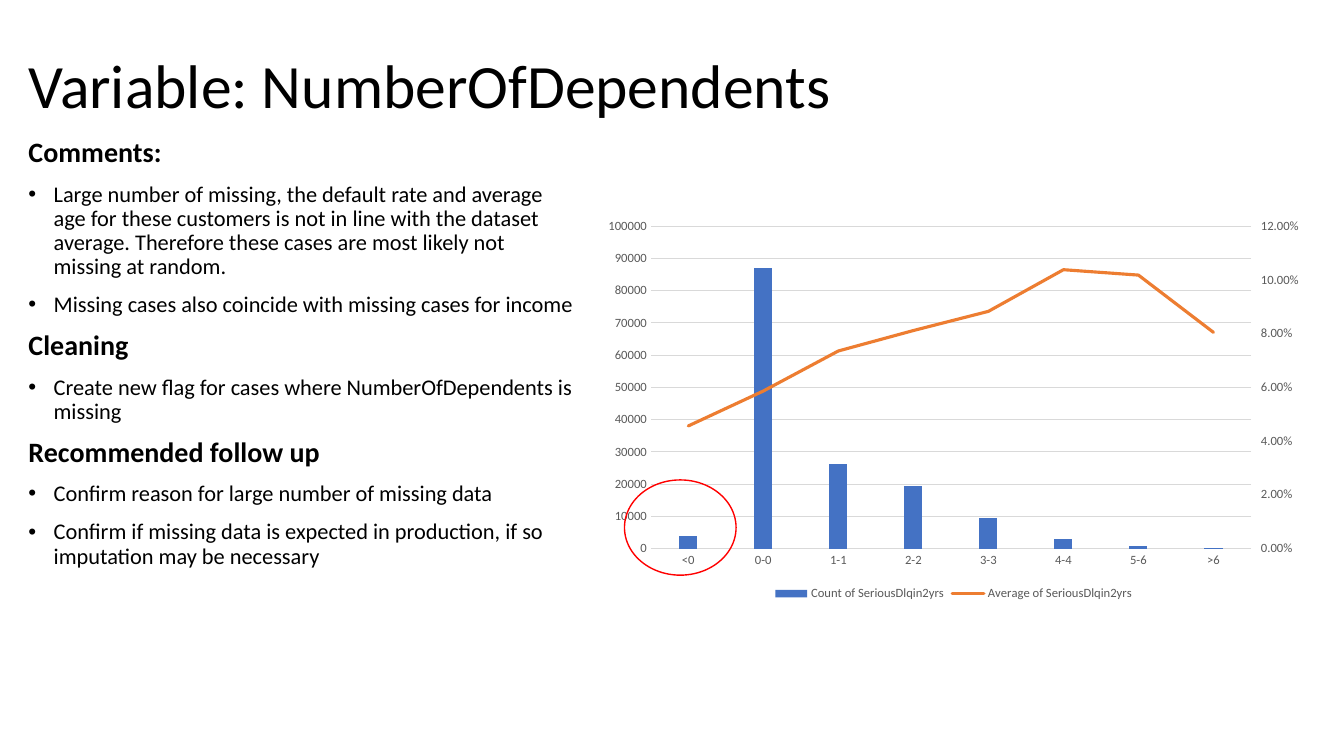
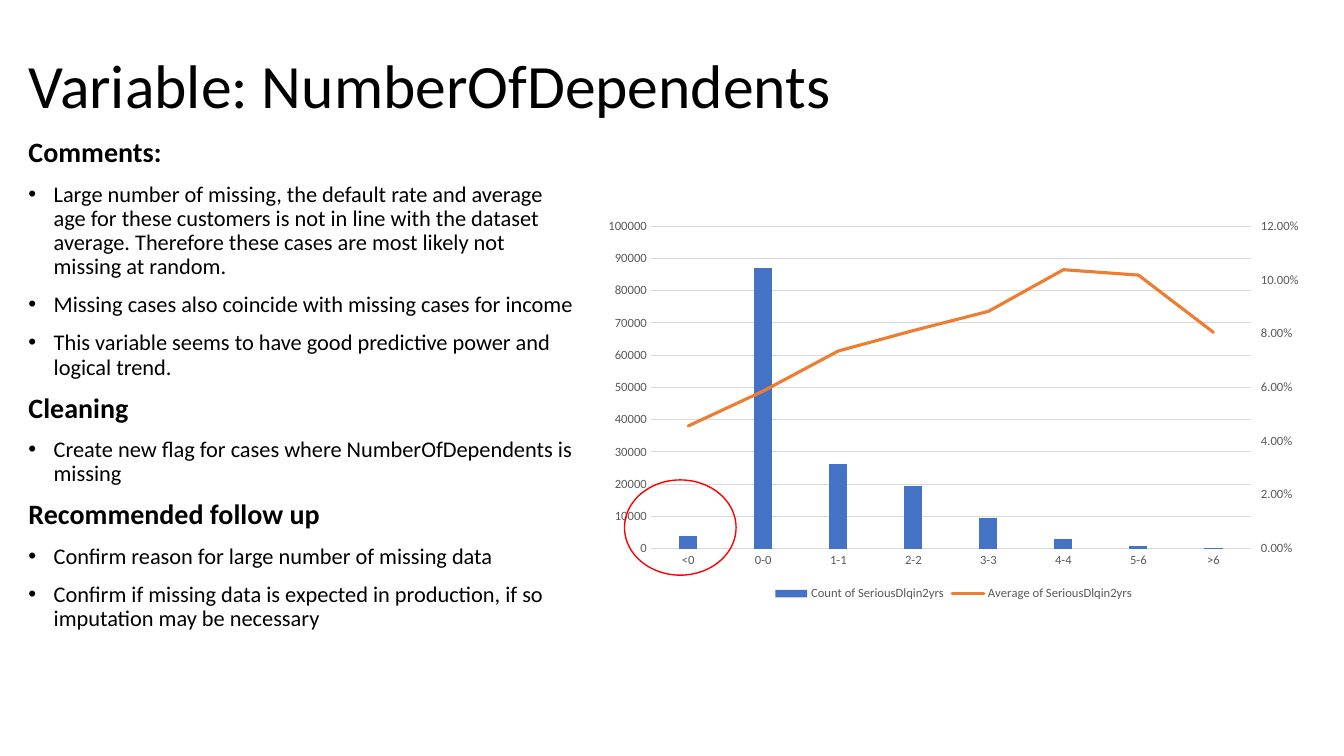
Before and after one commit to matthewjones-perth/givemesomecredit, a slide deck: slide 12 of Paidy Dataset Exercise.pptm. Drawn at 1344x756 pixels with LibreOffice and Linux fonts; fonts in the diff are those of the drawing. Boxes give left, top, right and bottom in pixels: in the first picture for what was removed or moved away, otherwise in the second. Text is boxed around its words. In the diff, an @@ line names an element or a change of style, - is before the commit and + after.

```diff
--- a/Paidy Dataset Exercise.pptm
+++ b/Paidy Dataset Exercise.pptm
@@ text at (x1=54, y1=334, x2=550, y2=379): paragraph added @@
+• This variable seems to have good predictive power and logical trend.
```
Also in this commit, not shown: 11 other slides changed.
